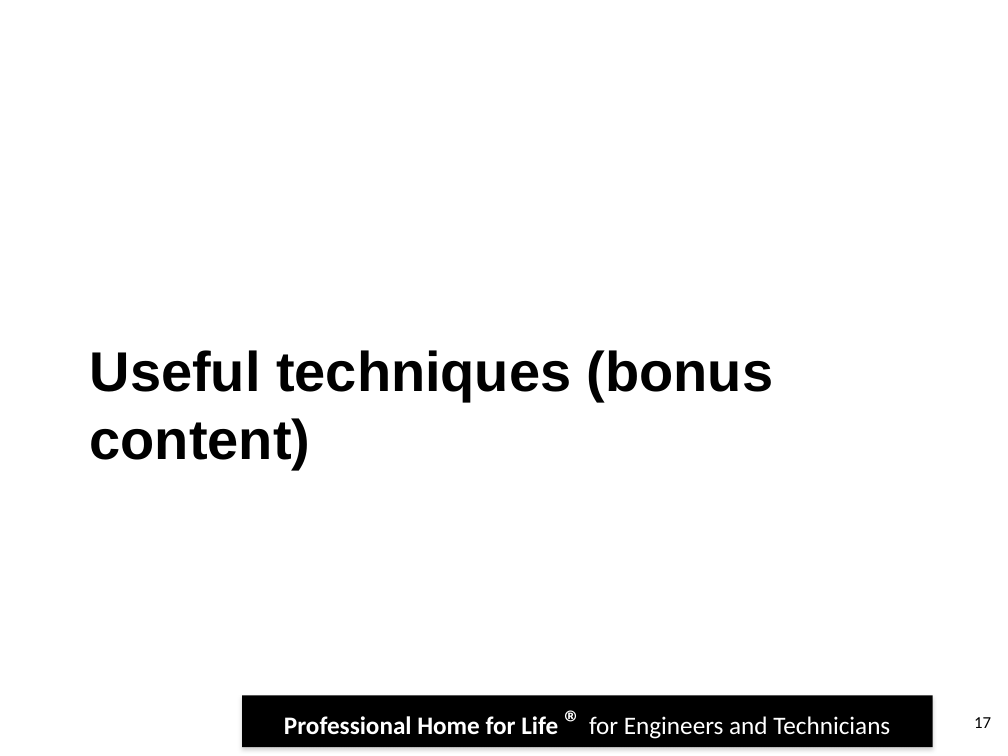
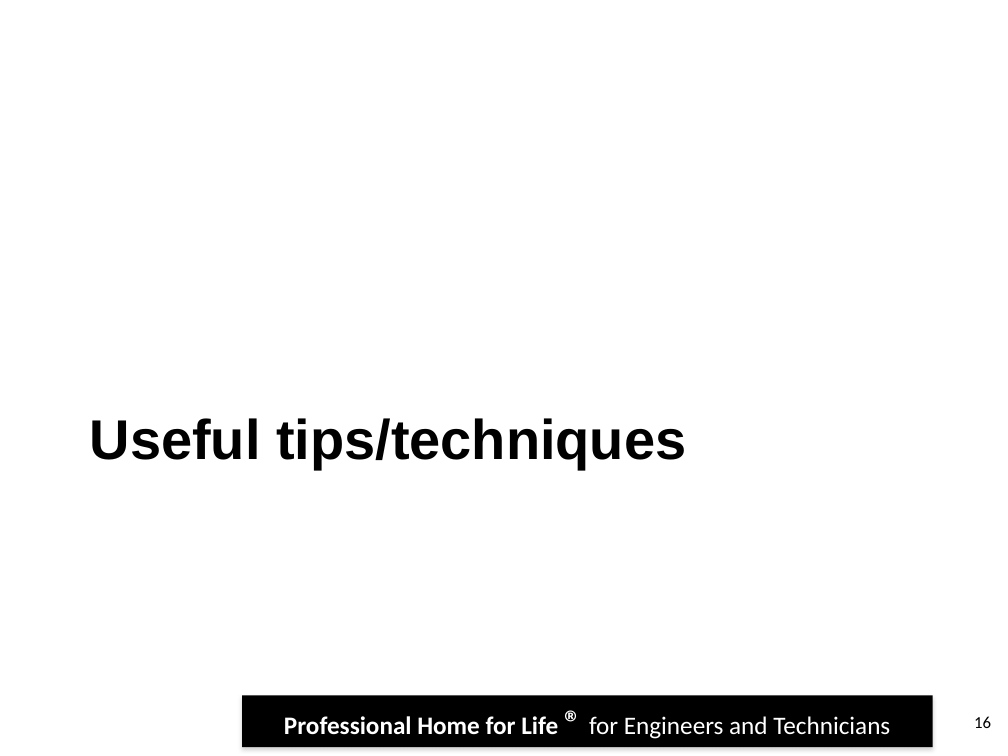
Before and after one commit to robdmoore/IETTimeManagementPresentation, a slide deck: slide 16 of TimeManagementAndProjectPlanning.pptx (slide 17 before the commit). Drawn at 1008x756 pixels with LibreOffice and Linux fonts; fonts in the diff are those of the drawing; background and template pictures are left out. Boxes give left, top, right and bottom in pixels: in the first picture for what was removed or moved away, otherwise in the second. Text is boxed around its words. In the diff, an @@ line names an element or a change of style, - is before the commit and + after.

```diff
--- a/TimeManagementAndProjectPlanning.pptx
+++ b/TimeManagementAndProjectPlanning.pptx
@@ title at bbox=[90, 418, 686, 468]: text changed @@
-Useful techniques (bonus content)
+Useful tips/techniques
@@ page number at bbox=[974, 716, 991, 728]: text changed @@
-17
+16
```
Also in this commit, not shown: 2 other slides changed, 1 other file.
